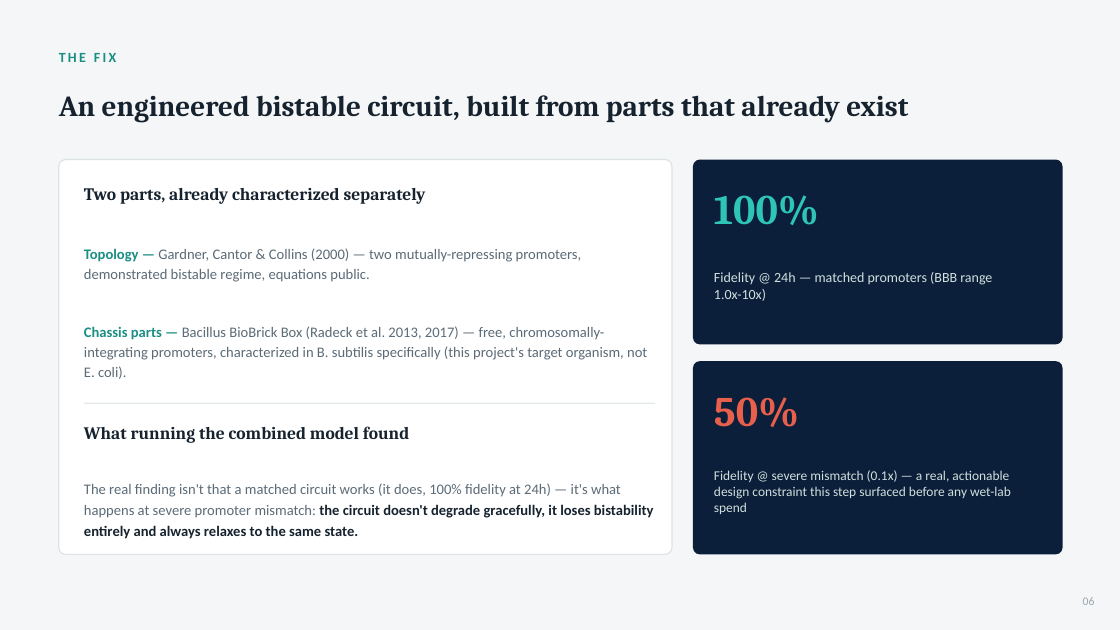
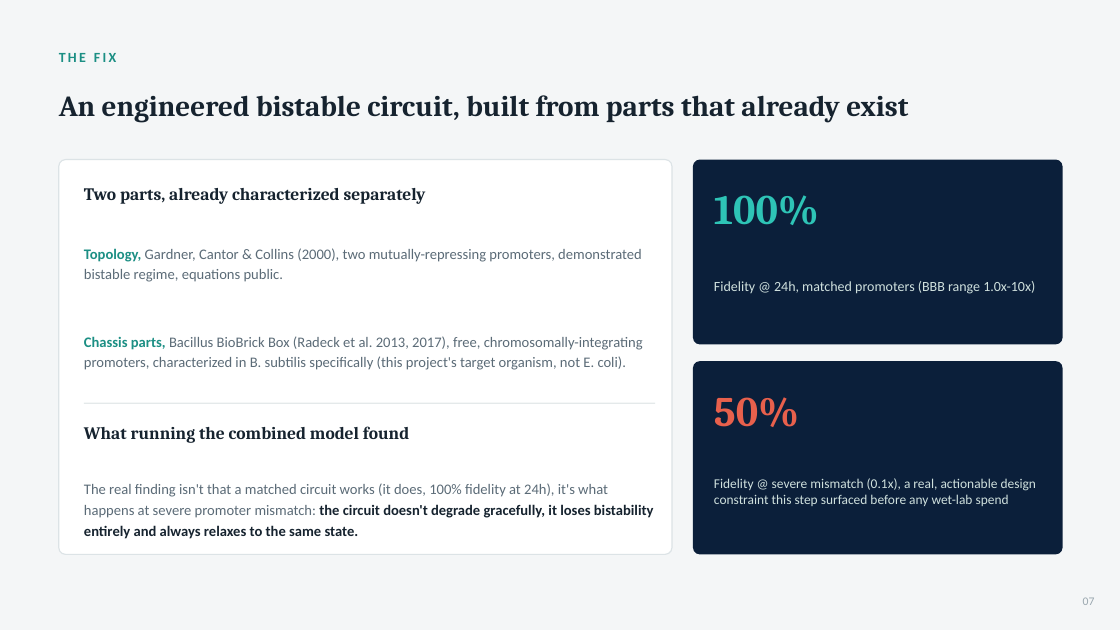
Before and after one commit to rewired89/Acheron, a slide deck: slide 7 of docs/pitch/Acheron_Pitch_Deck.pptx (slide 6 before the commit). Drawn at 1120x630 pixels with LibreOffice and Linux fonts; fonts in the diff are those of the drawing. Boxes give left, top, right and bottom in pixels: in the first picture for what was removed or moved away, otherwise in the second. Text is boxed around its words. In the diff, an @@ line names an element or a change of style, - is before the commit and + after.

```diff
--- a/docs/pitch/Acheron_Pitch_Deck.pptx
+++ b/docs/pitch/Acheron_Pitch_Deck.pptx
@@ text at (84, 248, 641, 282): text changed @@
-Topology — Gardner, Cantor & Collins (2000) — two mutually-repressing promoters, demonstrated bistable regime, equations public.
+Topology, Gardner, Cantor & Collins (2000), two mutually-repressing promoters, demonstrated bistable regime, equations public.
@@ text at (714, 281, 1035, 294): text changed @@
-Fidelity @ 24h — matched promoters (BBB range 1.0x-10x)
+Fidelity @ 24h, matched promoters (BBB range 1.0x-10x)
@@ text at (84, 336, 643, 370): text changed @@
-Chassis parts — Bacillus BioBrick Box (Radeck et al. 2013, 2017) — free, chromosomally-integrating promoters, characterized in B. subtilis specifically (this project's target organism, not E. coli).
+Chassis parts, Bacillus BioBrick Box (Radeck et al. 2013, 2017), free, chromosomally-integrating promoters, characterized in B. subtilis specifically (this project's target organism, not E. coli).
@@ text at (714, 478, 1036, 506): text changed @@
-Fidelity @ severe mismatch (0.1x) — a real, actionable design constraint this step surfaced before any wet-lab spend
+Fidelity @ severe mismatch (0.1x), a real, actionable design constraint this step surfaced before any wet-lab spend
@@ text at (84, 483, 654, 539): text changed @@
-The real finding isn't that a matched circuit works (it does, 100% fidelity at 24h) — it's what happens at severe promoter mismatch: the circuit doesn't degrade gracefully, it loses bistability entirely and always relaxes to the same state.
+The real finding isn't that a matched circuit works (it does, 100% fidelity at 24h), it's what happens at severe promoter mismatch: the circuit doesn't degrade gracefully, it loses bistability entirely and always relaxes to the same state.
@@ text at (1083, 597, 1095, 605): text changed @@
-06
+07
```
Also in this commit, not shown: 13 other slides changed, 2 slides added, 3 other files.
